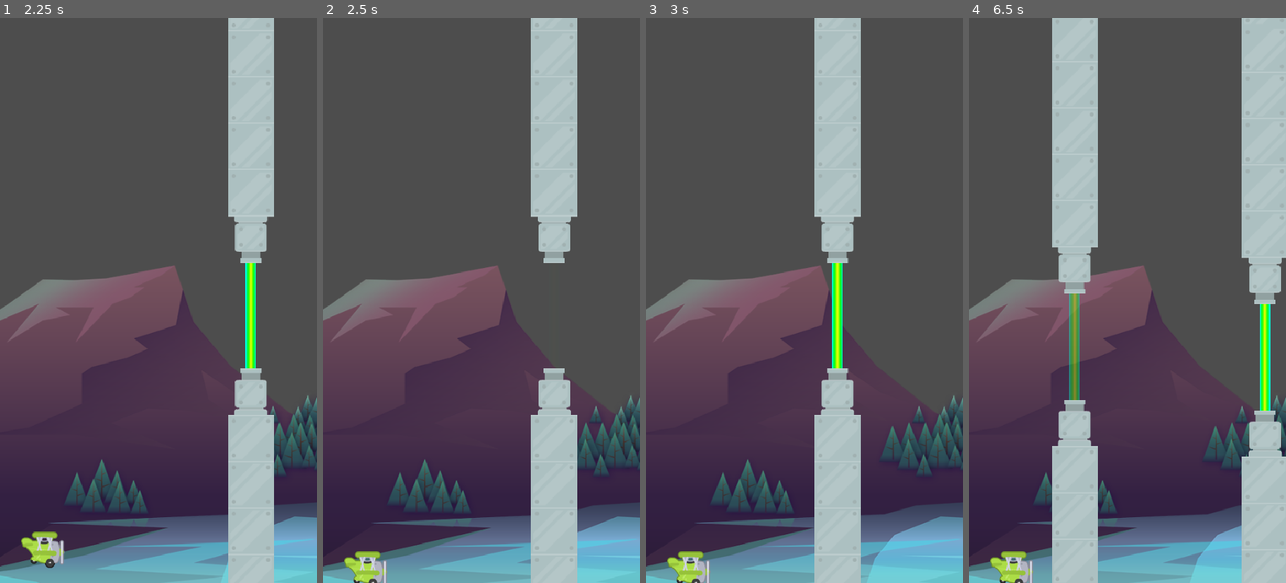
Above: before the commit, frames 1-4 (left to right).
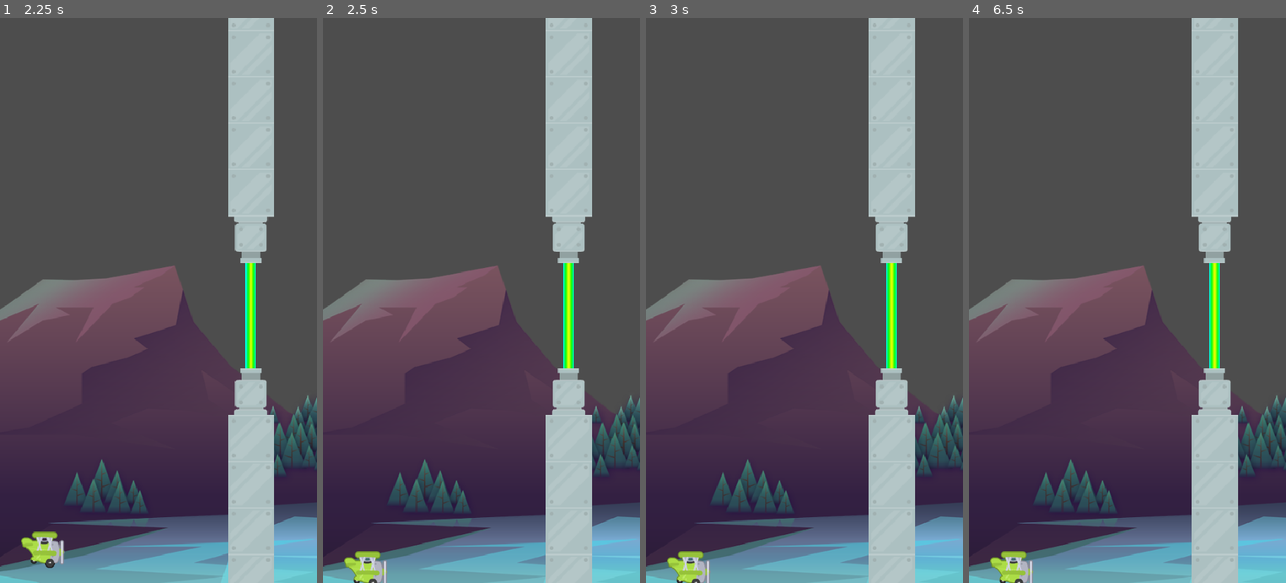
Above: after the commit, the same moments.

Repository: ankit-suman-07/FLAPPY_BIRD
Game: Godot game, scene res://scenes/game.tscn
Same seed, same stepped clock (60 frames per second), same inputs: the game is played once before the commit and once after it.
Inputs:
- Up to frame 1 (2.25 s): tap Space (jump) at 0.77, 1.52 s
- Up to frame 2 (2.5 s): no input
- Up to frame 3 (3 s): no input
- Up to frame 4 (6.5 s): tap Space (jump) at 3.02, 3.77, 4.52, 6.02 s

Frame 1 is identical in both runs. In frame 2, 8.2% of the frame differs, in the area x 65-85%, y 0-100%; in frame 3, 23%; in frame 4, 34%, in the area x 26-100%, y 0-100%.

Commit message:
Stop game when plane collides

Diff:
--- a/scenes/game.tscn
+++ b/scenes/game.tscn
@@ -29,4 +29,5 @@
 [node name="lowerMarker" type="Marker2D" parent="."]
 position = Vector2(650, 608)
 
+[connection signal="_on_plane_died" from="plane" to="." method="_on_plane__on_plane_died"]
 [connection signal="timeout" from="spawnTimer" to="." method="_on_spawn_timer_timeout"]
--- a/scenes/pipes.tscn
+++ b/scenes/pipes.tscn
@@ -19,4 +19,6 @@
 [node name="VisibleOnScreenNotifier2D" type="VisibleOnScreenNotifier2D" parent="."]
 position = Vector2(124, 0)
 
+[connection signal="body_entered" from="upper" to="." method="_on_pipe_body_entered"]
+[connection signal="body_entered" from="lower" to="." method="_on_pipe_body_entered"]
 [connection signal="screen_exited" from="VisibleOnScreenNotifier2D" to="." method="_on_visible_on_screen_notifier_2d_screen_exited"]
--- a/scripts/game.gd
+++ b/scripts/game.gd
@@ -26,3 +26,7 @@
 
 func _on_spawn_timer_timeout() -> void:
 	spawn_pipes()
+
+
+func _on_plane__on_plane_died() -> void:
+	get_tree().paused = true
--- a/scripts/pipes.gd
+++ b/scripts/pipes.gd
@@ -18,5 +18,10 @@
 	queue_free()
 
 func _on_visible_on_screen_notifier_2d_screen_exited() -> void:
-	print("Pipe exited!!!!!")
 	die()
+
+
+
+func _on_pipe_body_entered(body: Node2D) -> void:
+	if body is PlaneBody:
+		body.die()
--- a/scripts/plane.gd
+++ b/scripts/plane.gd
@@ -1,4 +1,8 @@
 extends CharacterBody2D
+
+class_name PlaneBody
+
+signal _on_plane_died
 
 const JUMP_POWER: float = -350.0
 @onready var animation_player: AnimationPlayer = $AnimationPlayer
@@ -30,3 +34,4 @@
 func die() -> void:
 	animated_sprite_2d.stop()
 	set_physics_process(false)
+	_on_plane_died.emit()
